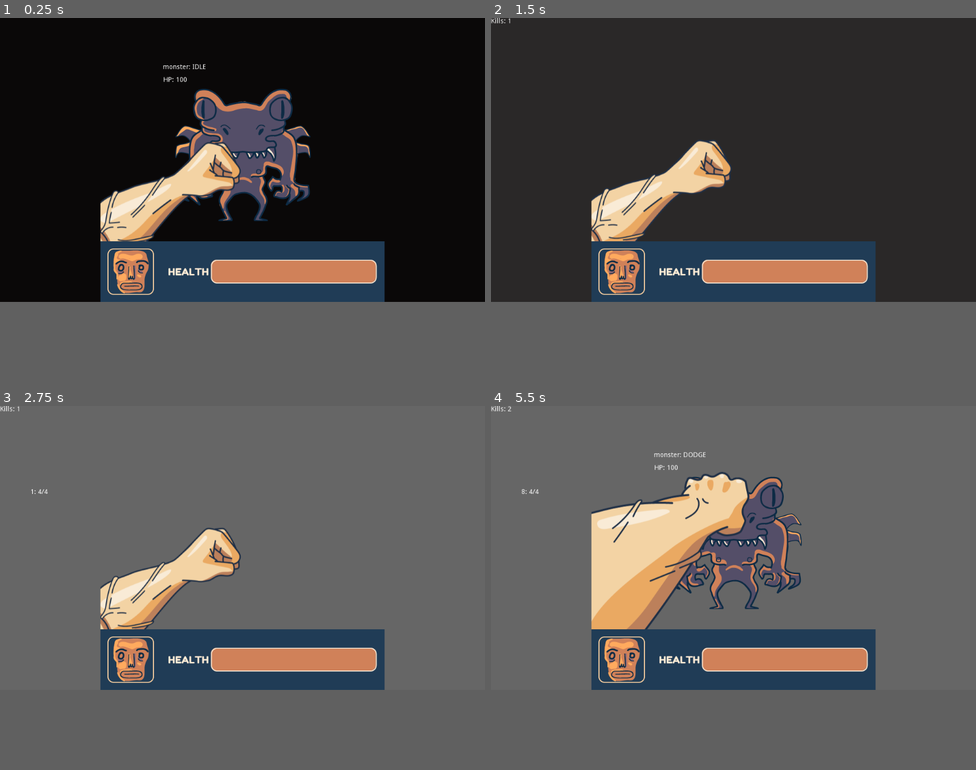
Above: before the commit, frames 1-4 (two rows, left to right).
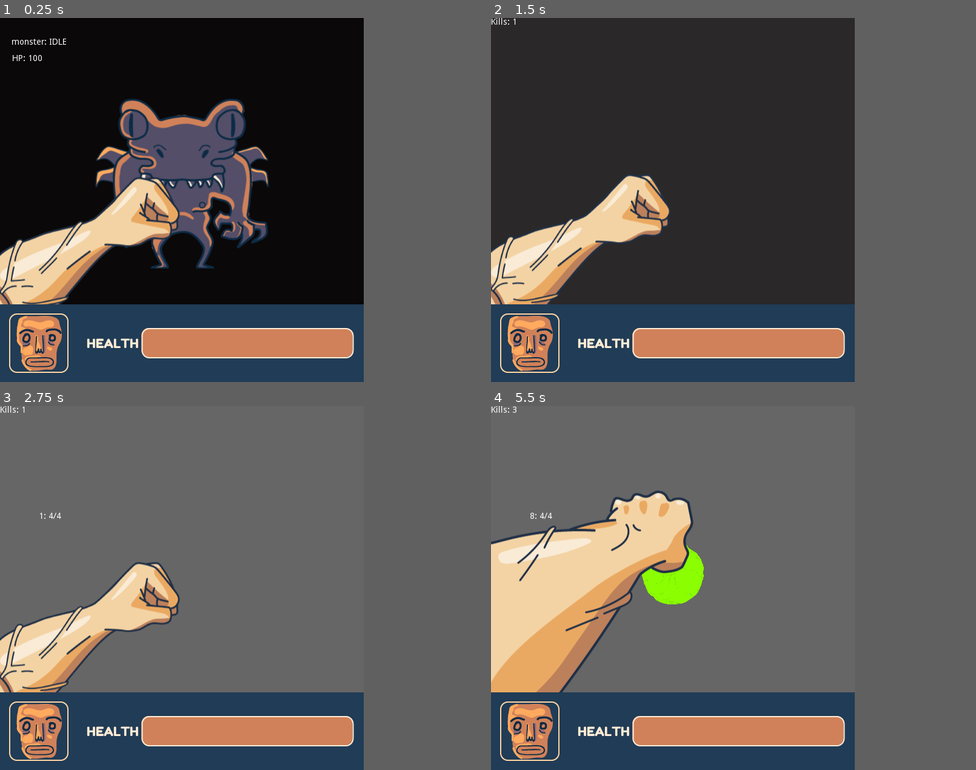
Above: after the commit, the same moments.

Repository: blackmambastudio/mocho
Game: Godot game, scene res://Game.tscn
Same seed, same stepped clock (60 frames per second), same inputs: the game is played once before the commit and once after it.
Inputs (mouse positions are in pixels of both pictures, inside the frame that each line leads up to):
- Up to frame 1 (0.25 s): no input
- Up to frame 2 (1.5 s): click (733, 159) at 0.67 s; move the mouse to (636, 174) at 1.27 s; click (636, 174) at 1.42 s
- Up to frame 3 (2.75 s): move the mouse to (291, 486) at 2.02 s; click (291, 486) at 2.17 s
- Up to frame 4 (5.5 s): move the mouse to (709, 606) at 2.77 s; click (709, 606) at 2.92 s; move the mouse to (879, 591) at 3.52 s; click (879, 591) at 3.67 s; move the mouse to (588, 504) at 4.27 s; click (588, 504) at 4.42 s; move the mouse to (757, 547) at 5.02 s; click (757, 547) at 5.17 s
In our replay, the window is 800x468 before the commit and 600x600 after it. These sizes can differ from the game's own. Grey fills any space a smaller window leaves; there, only what the larger window draws over its background counts as a difference.

The runs differ from the first frame. In frame 1, 31% of the frame differs, in the area x 0-80%, y 5-98%; in frame 2, 22%; in frame 3, 22%; in frame 4, 33%, in the area x 0-80%, y 0-98%.

Commit message:
Added animation states for Alonso and created its dodge animation

Diff:
--- a/AlienExplosion.tscn
+++ b/AlienExplosion.tscn
@@ -6,7 +6,7 @@
 _data = [ Vector2( 0, 0.23402 ), 0.0, -0.0984471, 0, 0, Vector2( 0.505912, 0.0228202 ), 0.0, 0.0, 0, 0 ]
 
 [node name="Node2D" type="CPUParticles2D"]
-position = Vector2( 512.336, 275.477 )
+position = Vector2( 300, 262 )
 emitting = false
 amount = 200
 lifetime = 2.0
--- a/Game.gd
+++ b/Game.gd
@@ -35,7 +35,8 @@
 
 func kill_monster():
 	if !current_monster: return
-	current_monster.get_damage(100000)
+	yield(current_monster.get_damage(100000), "completed")
+#	current_monster.get_damage(100000)
 	if current_monster.hp < 0:
 		var Death = alien_death.instance()
 		add_child(Death)
--- a/Game.tscn
+++ b/Game.tscn
@@ -12,8 +12,8 @@
 [ext_resource path="res://Metronome.gd" type="Script" id=10]
 
 [node name="Game" type="Control"]
-margin_right = 1024.0
-margin_bottom = 600.0
+anchor_right = 1.0
+anchor_bottom = 1.0
 script = ExtResource( 1 )
 __meta__ = {
 "_edit_vertical_guides_": [ 1023.0 ]
@@ -26,8 +26,7 @@
 color = Color( 0.0392157, 0.0313726, 0.0313726, 1 )
 
 [node name="Dungeon" type="Control" parent="."]
-margin_left = 212.0
-margin_right = 812.0
+margin_right = 600.0
 margin_bottom = 472.0
 mouse_filter = 2
 script = ExtResource( 2 )
@@ -40,6 +39,7 @@
 id = "mocho"
 
 [node name="AudioManager" type="Control" parent="."]
+editor/display_folded = true
 margin_right = 40.0
 margin_bottom = 40.0
 script = ExtResource( 4 )
--- a/Monster.gd
+++ b/Monster.gd
@@ -29,7 +29,6 @@
 func set_mocho_status(mocho_status):
 	self.mocho_status = mocho_status
 
-
 func check_dodge(chance):
 	if current_status != STATUS.IDLE: return
 	if self.mocho_status != STATUS.TO_HIT: return
@@ -46,3 +45,27 @@
 		self.check_dodge(self.reflexes)
 	elif action == 0:
 		pass
+
+func set_status(status):
+	match self.current_status:
+		STATUS.RELEASE, STATUS.STUNNED:
+			$Sprite.set_frame(0)
+		STATUS.TO_HIT:
+			$Sprite.set_frame(1)
+		STATUS.HIT:
+			$Sprite.set_frame(2)
+		STATUS.DODGE:
+			# trigger the dogging animation
+			if randi() % 40 < 20:
+				$AnimationPlayer.play("DodgeLeft", -1, 1.5)
+			else:
+				$AnimationPlayer.play("DodgeRight", -1, 1.5)
+	.set_status(status)
+
+func get_damage(damage):
+	.get_damage(damage)
+	if self.damaged:
+		$Sprite.set_frame(3)
+		yield(get_tree().create_timer(0.05), "timeout")
+	else:
+		yield()
--- a/Monster.tscn
+++ b/Monster.tscn
@@ -1,23 +1,57 @@
-[gd_scene load_steps=4 format=2]
+[gd_scene load_steps=6 format=2]
 
 [ext_resource path="res://Fighter.tscn" type="PackedScene" id=1]
 [ext_resource path="res://Monster.gd" type="Script" id=2]
 [ext_resource path="res://Assets/alien-01.png" type="Texture" id=3]
 
-[node name="Monster" instance=ExtResource( 1 )]
-anchor_left = 0.5
-anchor_top = 0.5
-anchor_right = 0.5
-anchor_bottom = 0.5
-margin_left = -187.0
-margin_top = -236.0
-margin_right = 188.0
-margin_bottom = 129.0
+[sub_resource type="Animation" id=1]
+resource_name = "DodgeLeft"
+length = 0.5
+tracks/0/type = "value"
+tracks/0/path = NodePath("Sprite:position")
+tracks/0/interp = 1
+tracks/0/loop_wrap = true
+tracks/0/imported = false
+tracks/0/enabled = true
+tracks/0/keys = {
+"times": PoolRealArray( 0, 0.3, 0.497065 ),
+"transitions": PoolRealArray( 0.5, 1, 0.5 ),
+"update": 0,
+"values": [ Vector2( 300, 230 ), Vector2( 190, 230 ), Vector2( 300, 230 ) ]
+}
+
+[sub_resource type="Animation" id=2]
+resource_name = "DodgeRight"
+length = 0.5
+tracks/0/type = "value"
+tracks/0/path = NodePath("Sprite:position")
+tracks/0/interp = 1
+tracks/0/loop_wrap = true
+tracks/0/imported = false
+tracks/0/enabled = true
+tracks/0/keys = {
+"times": PoolRealArray( 0, 0.3, 0.5 ),
+"transitions": PoolRealArray( -2, 1, -2 ),
+"update": 0,
+"values": [ Vector2( 300, 230 ), Vector2( 410, 230 ), Vector2( 300, 230 ) ]
+}
+
+[node name="Monster" index="0" instance=ExtResource( 1 )]
+anchor_right = 1.0
+anchor_bottom = 1.0
+margin_left = 0.0
+margin_top = 0.0
+margin_right = 0.0
+margin_bottom = 0.0
 mouse_filter = 2
 script = ExtResource( 2 )
 id = "monster"
 
 [node name="Sprite" type="Sprite" parent="." index="2"]
+position = Vector2( 300, 230 )
 texture = ExtResource( 3 )
-centered = false
 hframes = 4
+
+[node name="AnimationPlayer" type="AnimationPlayer" parent="." index="3"]
+anims/DodgeLeft = SubResource( 1 )
+anims/DodgeRight = SubResource( 2 )
--- a/project.godot
+++ b/project.godot
@@ -23,6 +23,12 @@
 
 gdscript/warnings/return_value_discarded=false
 
+[display]
+
+window/size/width=600
+window/stretch/mode="2d"
+window/stretch/aspect="keep"
+
 [rendering]
 
 quality/driver/driver_name="GLES2"
